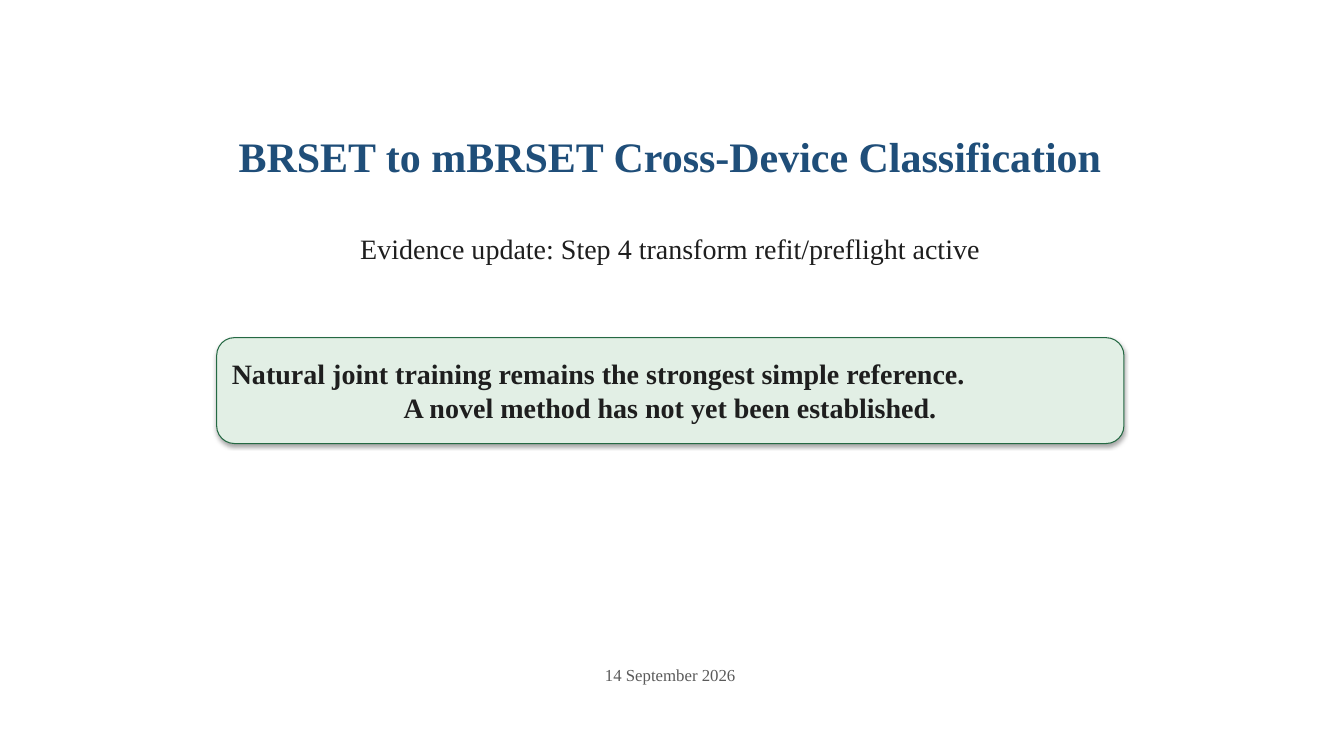
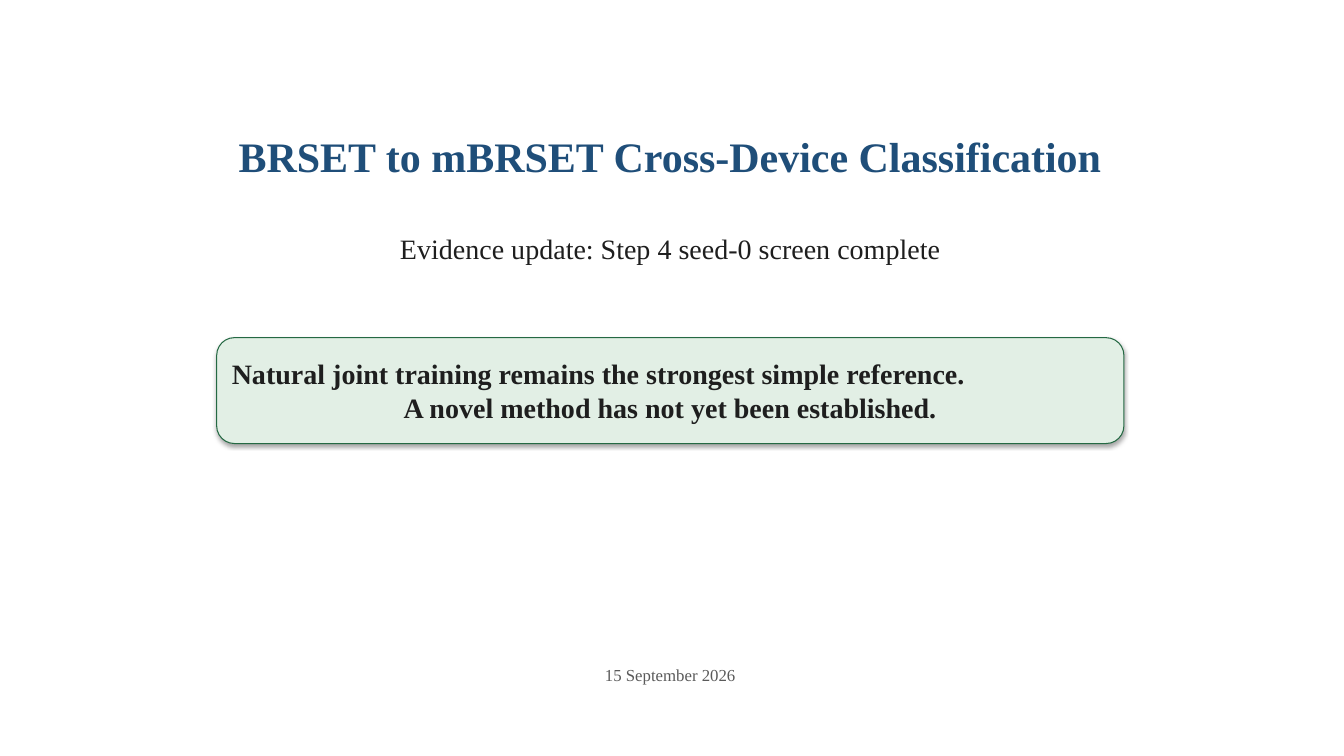
Before and after one commit to Sahith59/brset-convnextv2, a slide deck: slide 1 of research/codex/reports/BRSET_mBRSET_Research_Update.pptx. Drawn at 1344x756 pixels with LibreOffice and Linux fonts; fonts in the diff are those of the drawing. Boxes give left, top, right and bottom in pixels: in the first picture for what was removed or moved away, otherwise in the second. Text is boxed around its words. In the diff, an @@ line names an element or a change of style, - is before the commit and + after.

Commit message:
Record Step 4 seed zero augmentation results

```diff
--- a/research/codex/reports/BRSET_mBRSET_Research_Update.pptx
+++ b/research/codex/reports/BRSET_mBRSET_Research_Update.pptx
@@ text at [400, 239, 940, 265]: text changed @@
-Evidence update: Step 4 transform refit/preflight active
+Evidence update: Step 4 seed-0 screen complete
@@ text at [605, 669, 736, 685]: text changed @@
-14 September 2026
+15 September 2026
```
Also in this commit, not shown: 1 other slide changed, 1 slide added, 1 slide removed, 13 other files.
